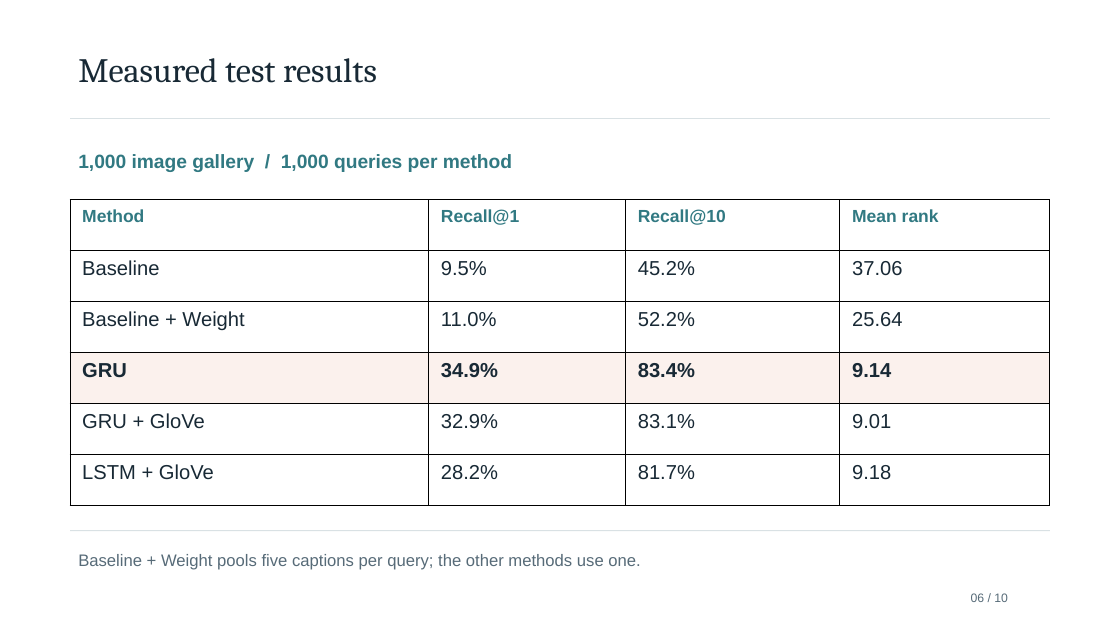
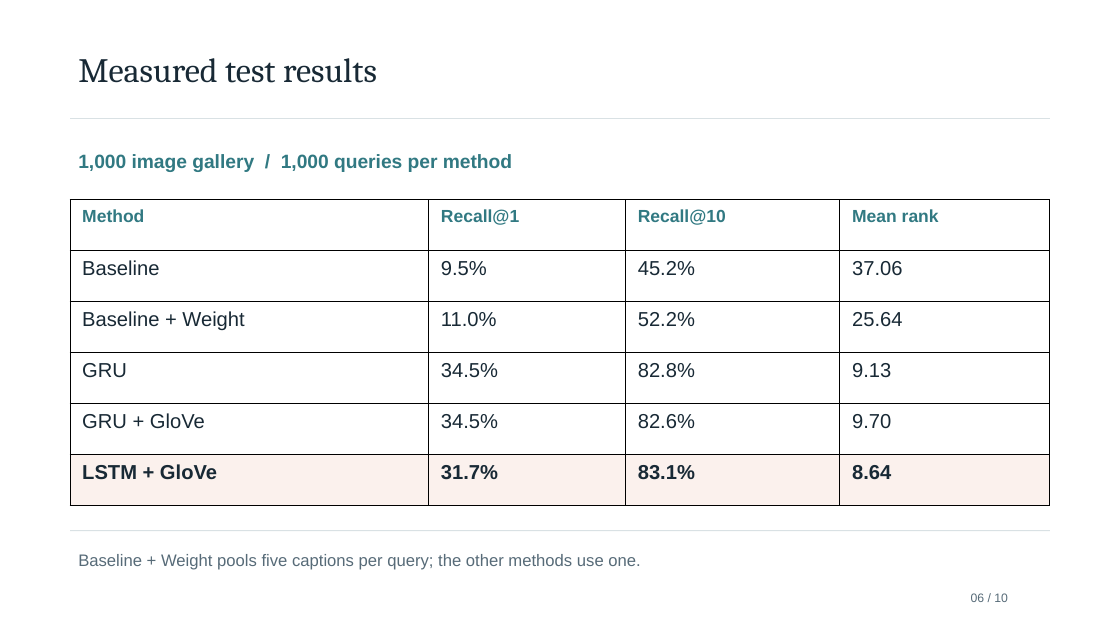
Before and after one commit to kishansaaai/ML_PROJECT, a slide deck: slide 6 of ML_PROJECT_review.pptx. Drawn at 1120x630 pixels with LibreOffice and Linux fonts; fonts in the diff are those of the drawing. Boxes give left, top, right and bottom in pixels: in the first picture for what was removed or moved away, otherwise in the second. Text is boxed around its words. In the diff, an @@ line names an element or a change of style, - is before the commit and + after.

```diff
--- a/ML_PROJECT_review.pptx
+++ b/ML_PROJECT_review.pptx
@@ table at <box>70,200,1049,507</box> @@
-row 4: GRU | 34.9% | 83.4% | 9.14
+row 4: GRU | 34.5% | 82.8% | 9.13
-row 5: GRU + GloVe | 32.9% | 83.1% | 9.01
+row 5: GRU + GloVe | 34.5% | 82.6% | 9.70
-row 6: LSTM + GloVe | 28.2% | 81.7% | 9.18
+row 6: LSTM + GloVe | 31.7% | 83.1% | 8.64
@@ fill #FBF1ED to none in row 4 @@
@@ fill none to #FBF1ED in row 6 @@
@@ bold off in "GRU" @@
@@ bold on in "LSTM + GloVe" @@
```
Also in this commit, not shown: 4 other slides changed, 4 other files.
